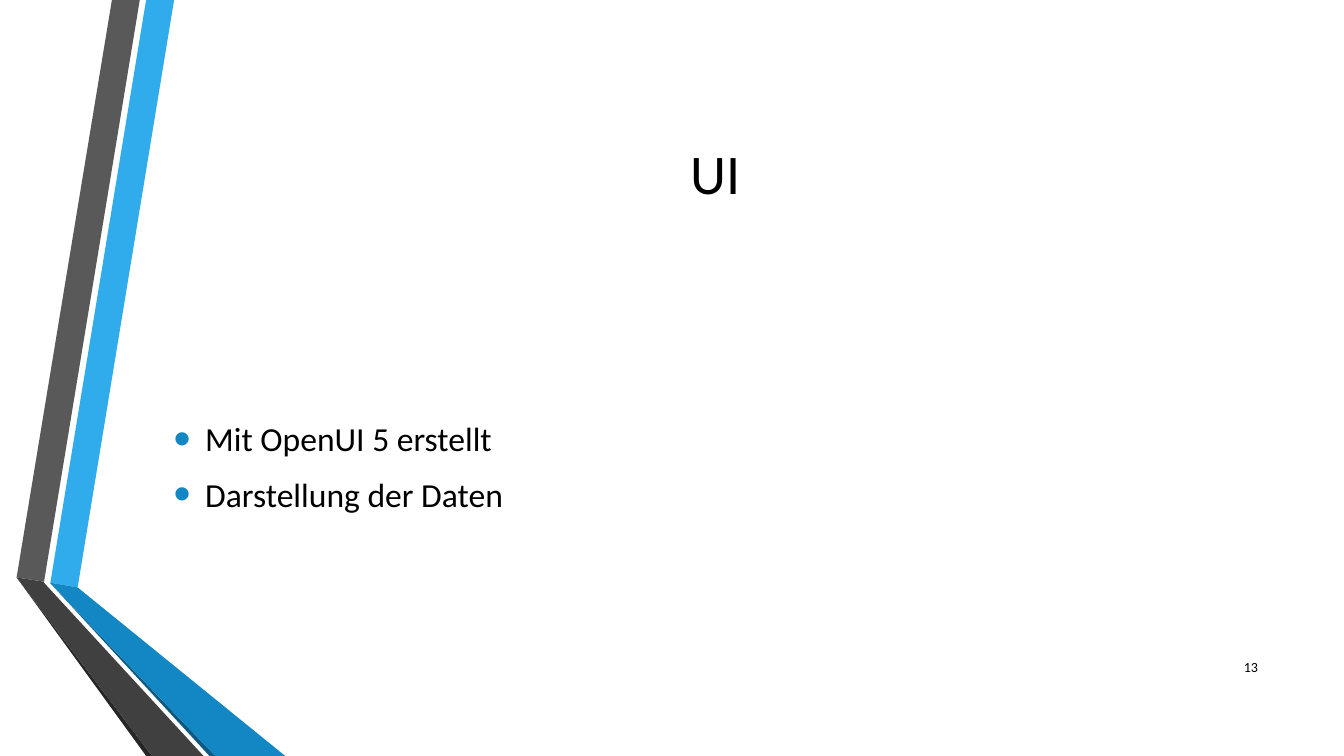
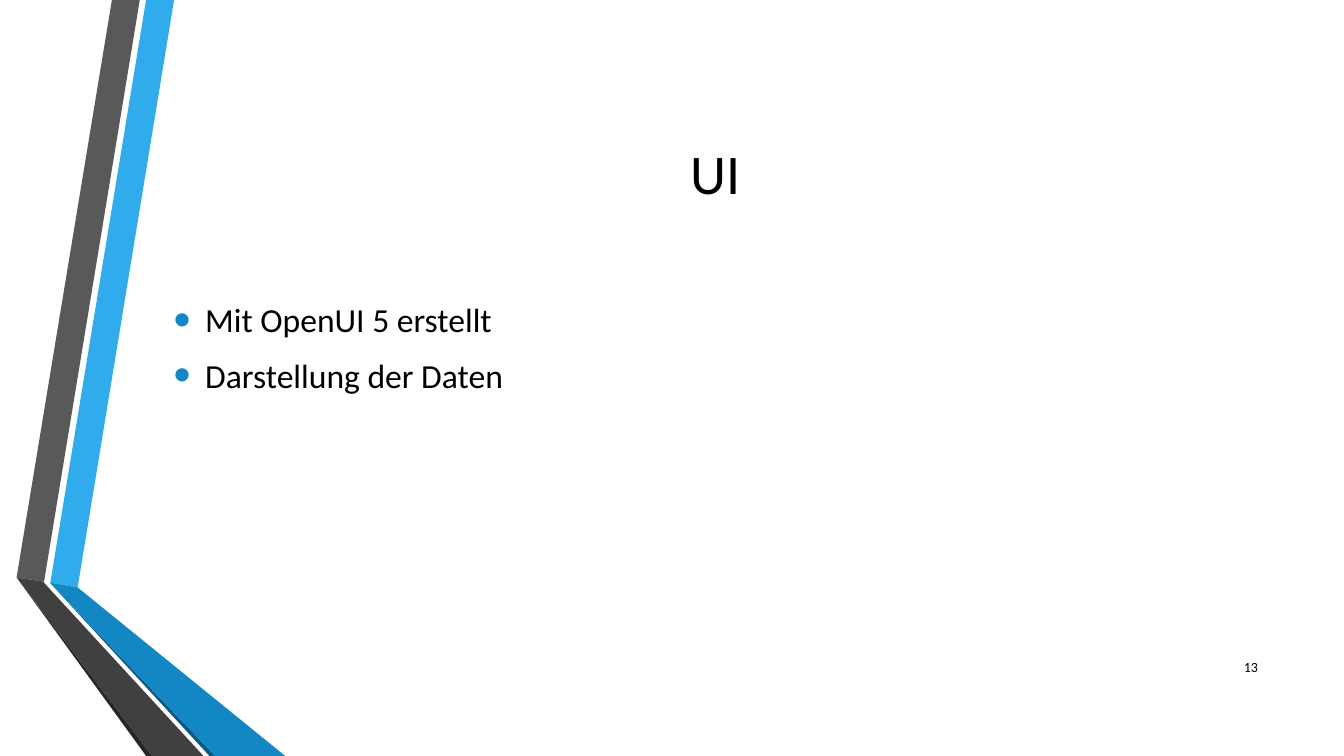
Before and after one commit to philipwagner1994/ProjectDHBW, a slide deck: slide 13 of Documentation/Projektpräsentationabschluss.pptx. Drawn at 1344x756 pixels with LibreOffice and Linux fonts; fonts in the diff are those of the drawing; background and template pictures are left out. Boxes give left, top, right and bottom in pixels: in the first picture for what was removed or moved away, otherwise in the second. Text is boxed around its words. In the diff, an @@ line names an element or a change of style, - is before the commit and + after.

```diff
--- a/Documentation/Projektpräsentationabschluss.pptx
+++ b/Documentation/Projektpräsentationabschluss.pptx
@@ text "Mit OpenUI 5 erstellt" at <box>205,308,503,394</box>: vertical alignment middle to top @@
```
Also in this commit, not shown: 5 other slides changed.
